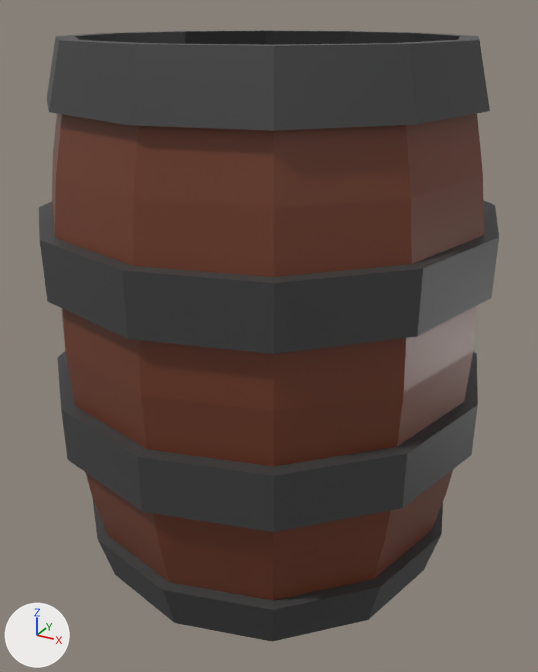
Renders of the FBX model LudwigGamejam/Assets/_Art/Models/LowPolyBarrel.fbx from each side of a commit.
Rendered twice from a 50 mm lens placed at (2.01, -3.64, 1.65), pointed at (0.04, -0.05, -0.15). The axes (+X, +Y, +Z) are drawn at lower left. The lights are the same throughout. Where no turn or scale is listed for an object, it has been applied to the vertices.

The first picture shows 'Barrel'.
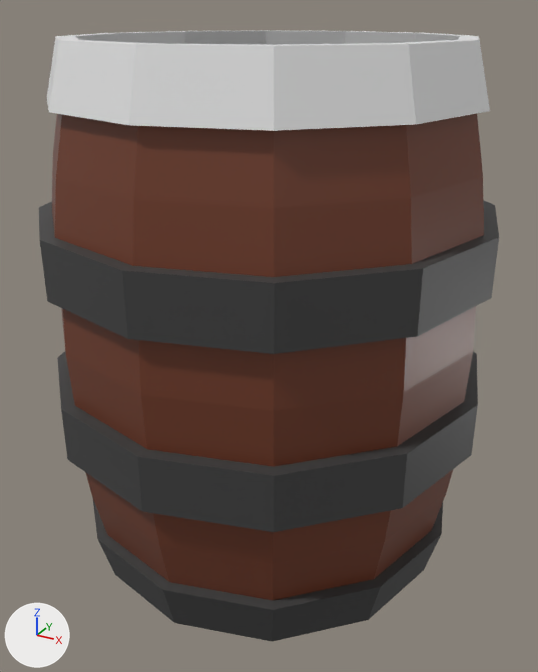
The newer file is also turned or shifted as a whole; pictures and numbers use the older file's frame.

Changed parts and their boxes (x1, y1, x2, y2) in the pictures (538 x 672 px):
part 1 of me_cylinder, recoloured: (47, 33, 147, 125) in both
part 2 of me_cylinder, recoloured (black to white): (116, 30, 346, 45) in both
part 3 of me_cylinder, recoloured: (129, 40, 490, 131) in both
part 4 of me_cylinder, recoloured (black to white): (345, 31, 479, 44) in both

The change, as a list of edits to the scene's bpy script:
```text
Add mat_white:
    mat_white = principled_material('white')
    mat_white.base_color = (0.8, 0.8, 0.8)  # white #e7e7e7
Change me_cylinder:
    where me_cylinder.from_pydata(...)  # 254 vertices, 264 faces; spans x -1.29..1.29, y -1.29..1.29, z -1.52..1.52
    used by ob_barrel; location = (0.0, 0.0, 0.0)
    me_cylinder part 1: 12 of the faces centred in x -1.07..-0.26, y -1.07..-0.26, z 1.21..1.52 switch from mat_metal (black #404040) to mat_white (white #e7e7e7)
    me_cylinder part 2: 12 of the faces centred in x -1.07..-0.26, y 0.26..1.07, z 1.21..1.52 switch from mat_metal (black #404040) to mat_white (white #e7e7e7)
    me_cylinder part 3: 12 of the faces centred in x 0.26..1.07, y -1.07..-0.26, z 1.21..1.52 switch from mat_metal (black #404040) to mat_white (white #e7e7e7)
    me_cylinder part 4: 12 of the faces centred in x 0.26..1.07, y 0.26..1.07, z 1.21..1.52 switch from mat_metal (black #404040) to mat_white (white #e7e7e7)
```
